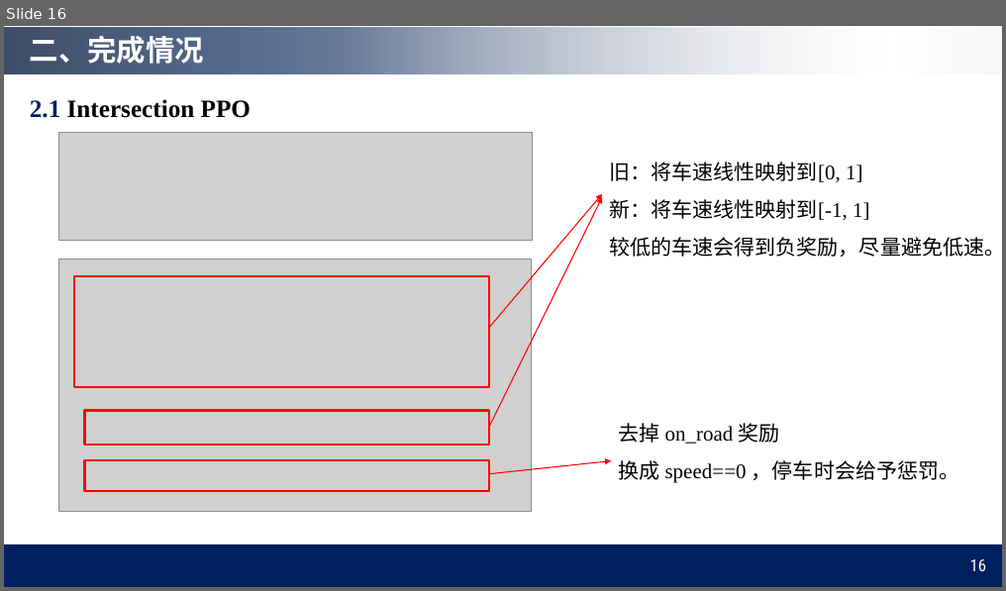
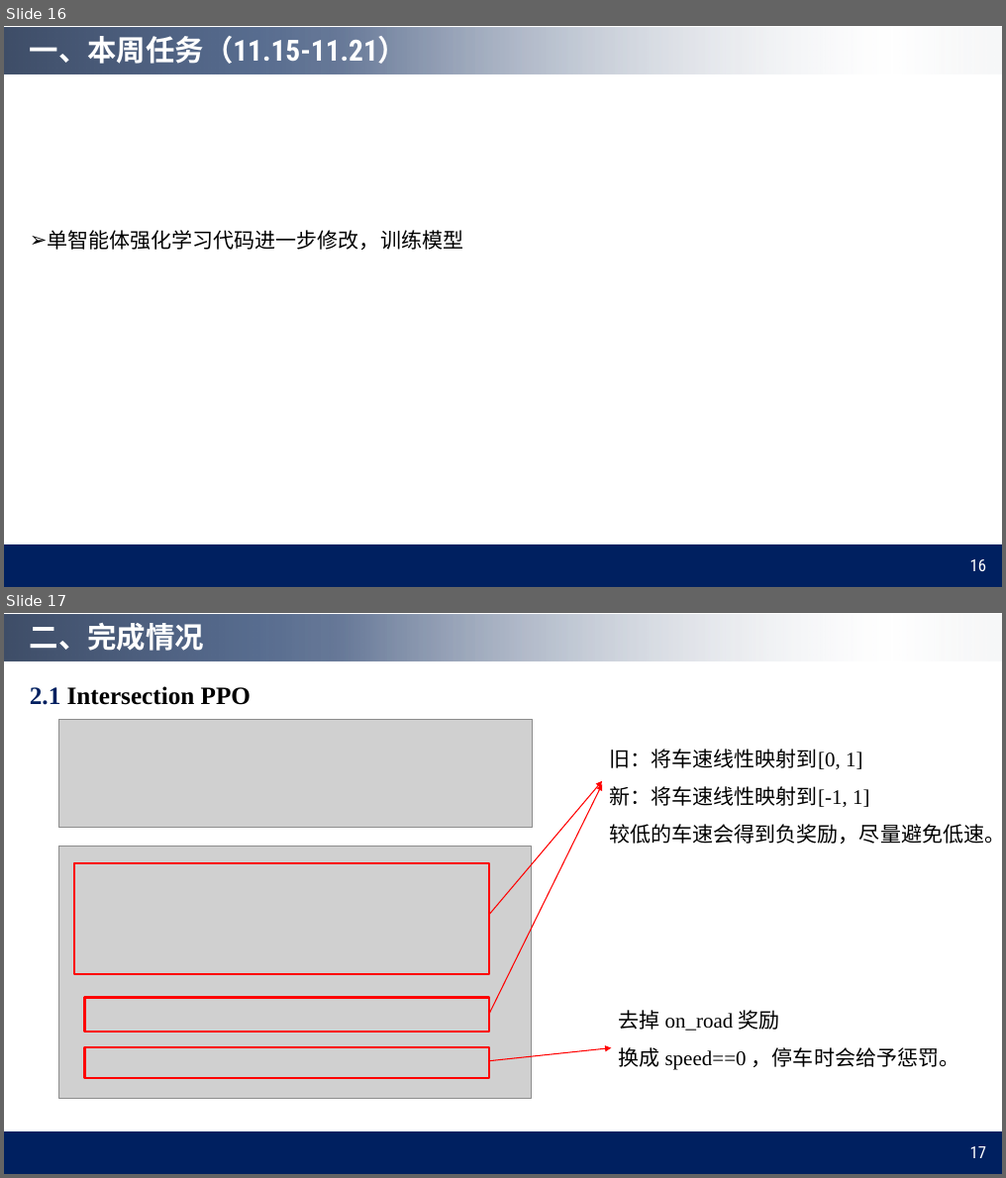
Before and after one commit to QinCheng0928/RL, a slide deck: 组会汇报.pptx. Shown one above the other, each under a label of ours: slide 16 before the commit, slides 16 and 17 after it. The pictures are 1006x591 and 1006x1178 pixels, drawn with LibreOffice and Linux fonts; fonts in the diff are those of the drawing; grey boxes stand for pictures; background and template pictures are left out. Boxes give left, top, right and bottom in pixels: in the first picture for what was removed or moved away, otherwise in the second. Text is boxed around its words. In the diff, an @@ line names an element or a change of style, - is before the commit and + after.

Commit message:
完善组会ppt

```diff
--- a/组会汇报.pptx
+++ b/组会汇报.pptx
@@ slide 16 added at bbox=[4, 26, 1002, 587], background #FFFFFF; not listed: 2 template elements that a slide beside it also shows @@
@@ title added at bbox=[30, 31, 408, 69], 28 pt, text #FFFFFF, bold @@
+一、本周任务（11.15-11.21）
@@ text added at bbox=[47, 230, 463, 250], 20 pt, text #000000 @@
+➢ 单智能体强化学习代码进一步修改，训练模型
@@ page number added at bbox=[970, 560, 987, 571], 16 pt, text #FFFFFF @@
+16
@@ what was slide 16 is now slide 17 @@
@@ page number at bbox=[970, 1147, 987, 1158]: text changed @@
-16
+17
```
